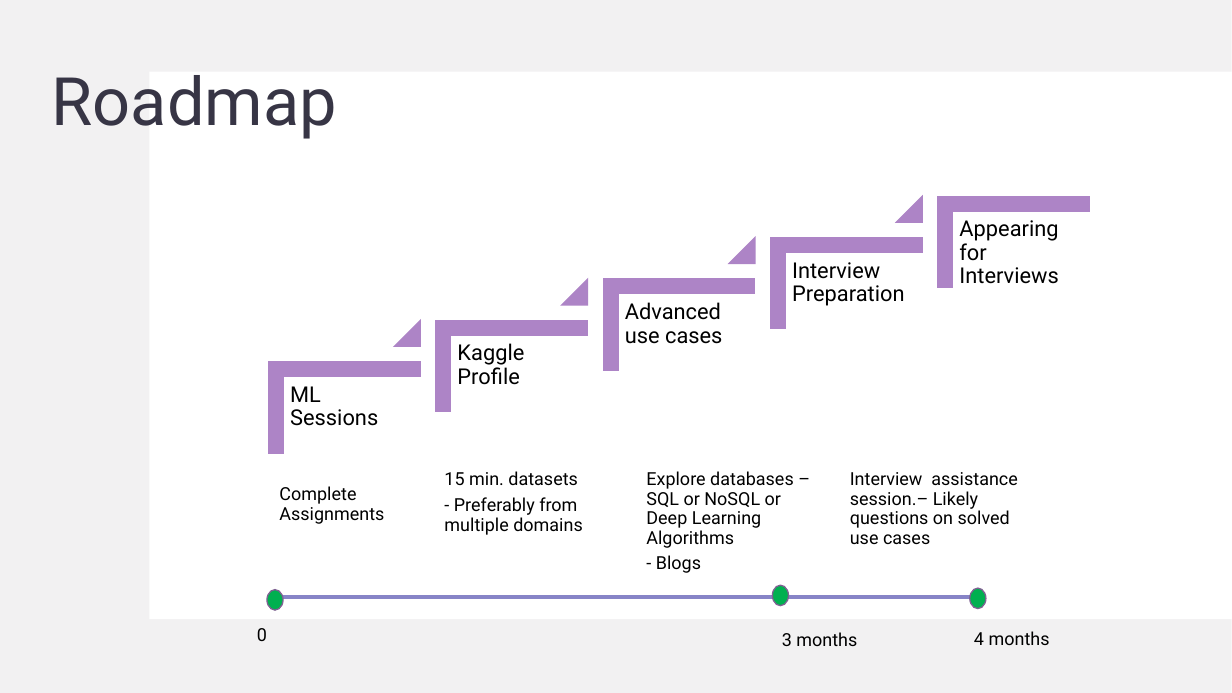
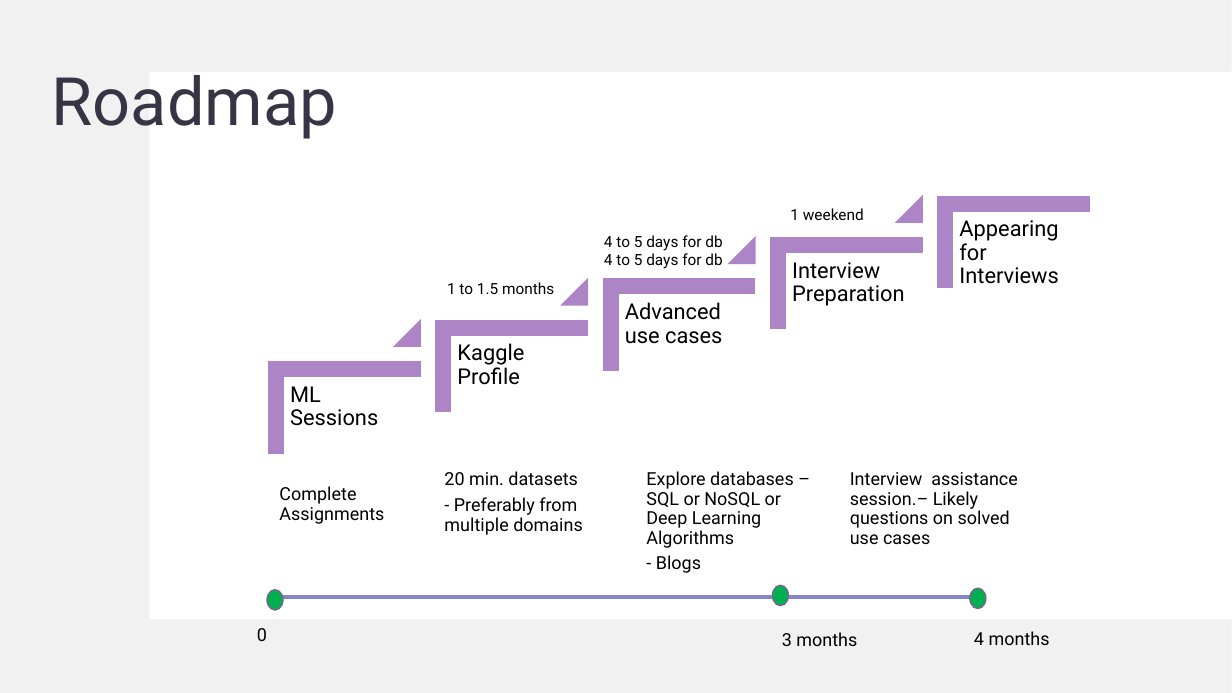
Before and after one commit to paragajg/DSB8, a slide deck: slide 2 of Roadmap.pptx. Drawn at 1232x693 pixels with LibreOffice and Linux fonts; fonts in the diff are those of the drawing. Boxes give left, top, right and bottom in pixels: in the first picture for what was removed or moved away, otherwise in the second. Text is boxed around its words. In the diff, an @@ line names an element or a change of style, - is before the commit and + after.

```diff
--- a/Roadmap.pptx
+++ b/Roadmap.pptx
@@ text added at <box>790,208,864,220</box>, 12 pt, text #000000 @@
+1 weekend
@@ text added at <box>604,235,722,269</box>, 12 pt, text #000000 @@
+4 to 5 days for db
+4 to 5 days for db
@@ text added at <box>447,282,554,294</box>, 12 pt, text #000000 @@
+1 to 1.5 months
@@ text at <box>444,471,578,485</box>: text changed @@
-15 min. datasets
+20 min. datasets
```
Also in this commit, not shown: 1 slide added.
